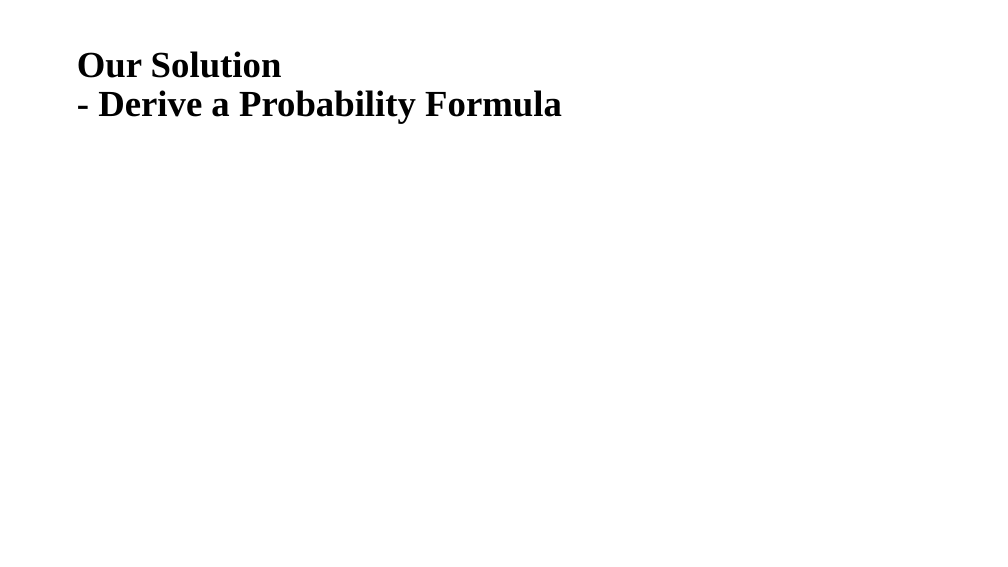
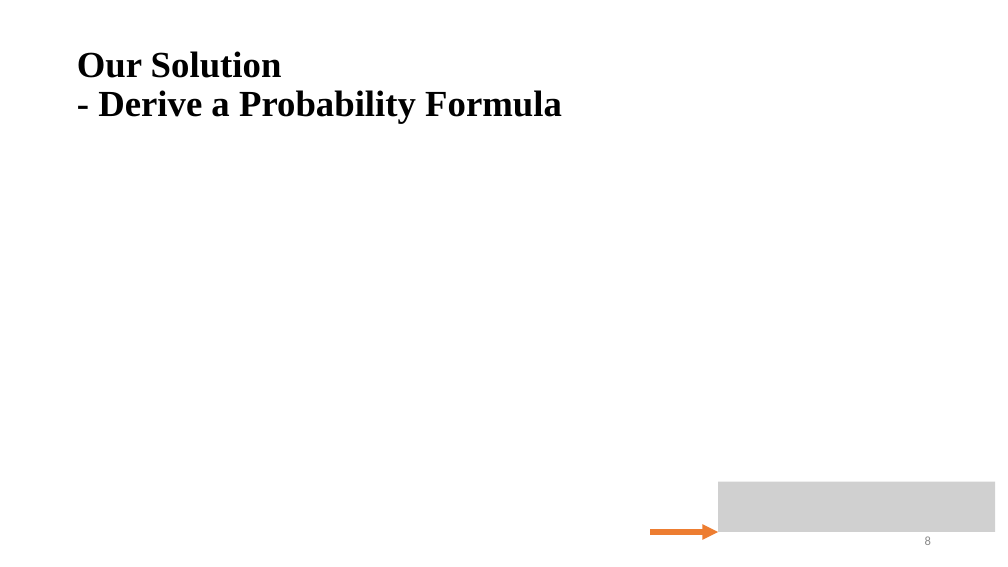
Before and after one commit to williamzheng0711/online-cdf-streaming, a slide deck: slide 8 of ESTR4999_Notes/ESTR4999_Presentation.pptx (slide 7 before the commit). Drawn at 1008x567 pixels with LibreOffice and Linux fonts; fonts in the diff are those of the drawing; grey boxes stand for pictures. Boxes give left, top, right and bottom in pixels: in the first picture for what was removed or moved away, otherwise in the second. Text is boxed around its words. In the diff, an @@ line names an element or a change of style, - is before the commit and + after.

```diff
--- a/ESTR4999_Notes/ESTR4999_Presentation.pptx
+++ b/ESTR4999_Notes/ESTR4999_Presentation.pptx
@@ picture added at (718, 482, 996, 532) @@
@@ arrow added from (650, 532) to (718, 532), #ED7D31 5 pt @@
@@ page number added at (925, 536, 931, 545), 12 pt, text #8C8C8C @@
+8
```
Also in this commit, not shown: 15 other slides changed, 1 slide added.
